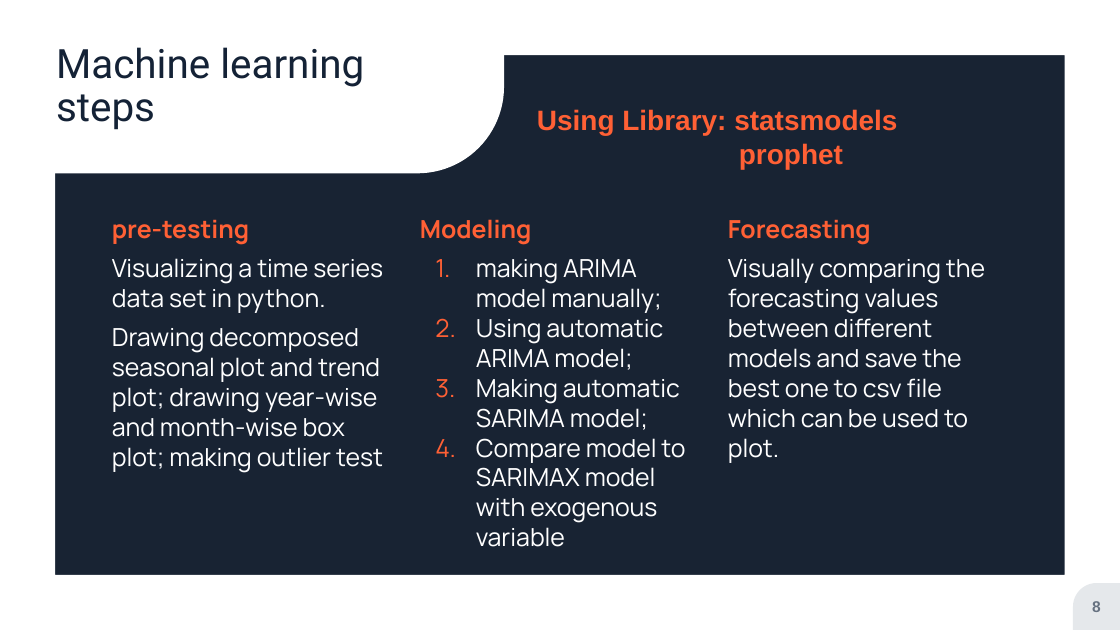
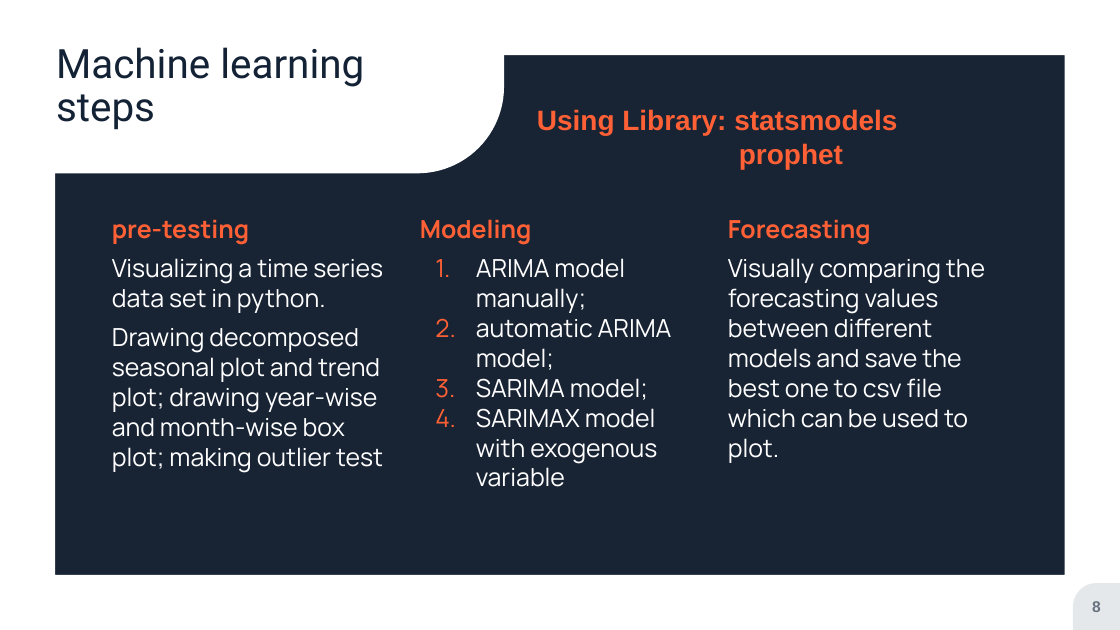
Before and after one commit to jmitterh/Project_3_Potential_Marketing, a slide deck: slide 8 of Data-Estate Presentation.pptx. Drawn at 1120x630 pixels with LibreOffice and Linux fonts; fonts in the diff are those of the drawing; background and template pictures are left out; a plain dark background stands for a picture behind light text. Boxes give left, top, right and bottom in pixels: in the first picture for what was removed or moved away, otherwise in the second. Text is boxed around its words. In the diff, an @@ line names an element or a change of style, - is before the commit and + after.

```diff
--- a/Data-Estate Presentation.pptx
+++ b/Data-Estate Presentation.pptx
@@ text at box(476, 258, 672, 487): text changed @@
-1. making ARIMA model manually;
-2. Using automatic ARIMA model;
-3. Making automatic SARIMA model;
-4. Compare model to SARIMAX model with exogenous variable
+1. ARIMA model manually;
+2. automatic ARIMA model;
+3. SARIMA model;
+4. SARIMAX model with exogenous variable
```
Also in this commit, not shown: 6 slides removed, 6 other files.
